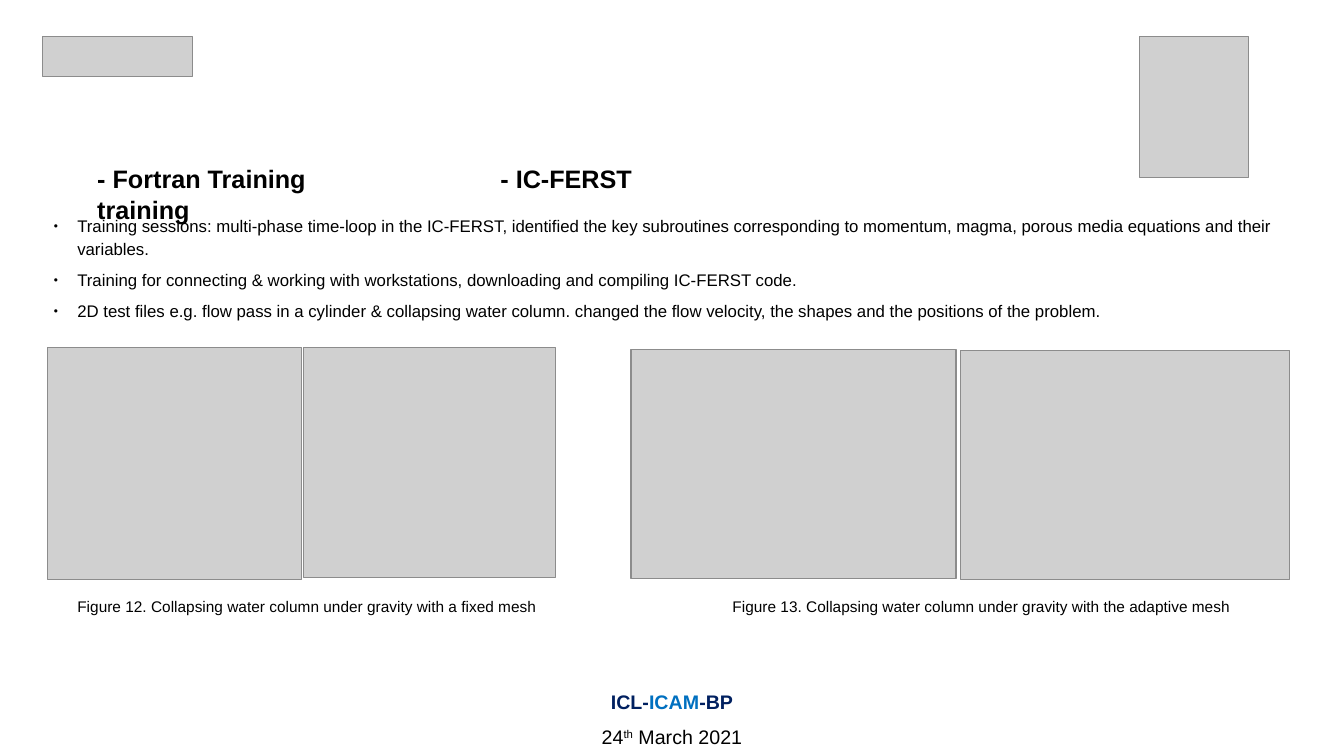
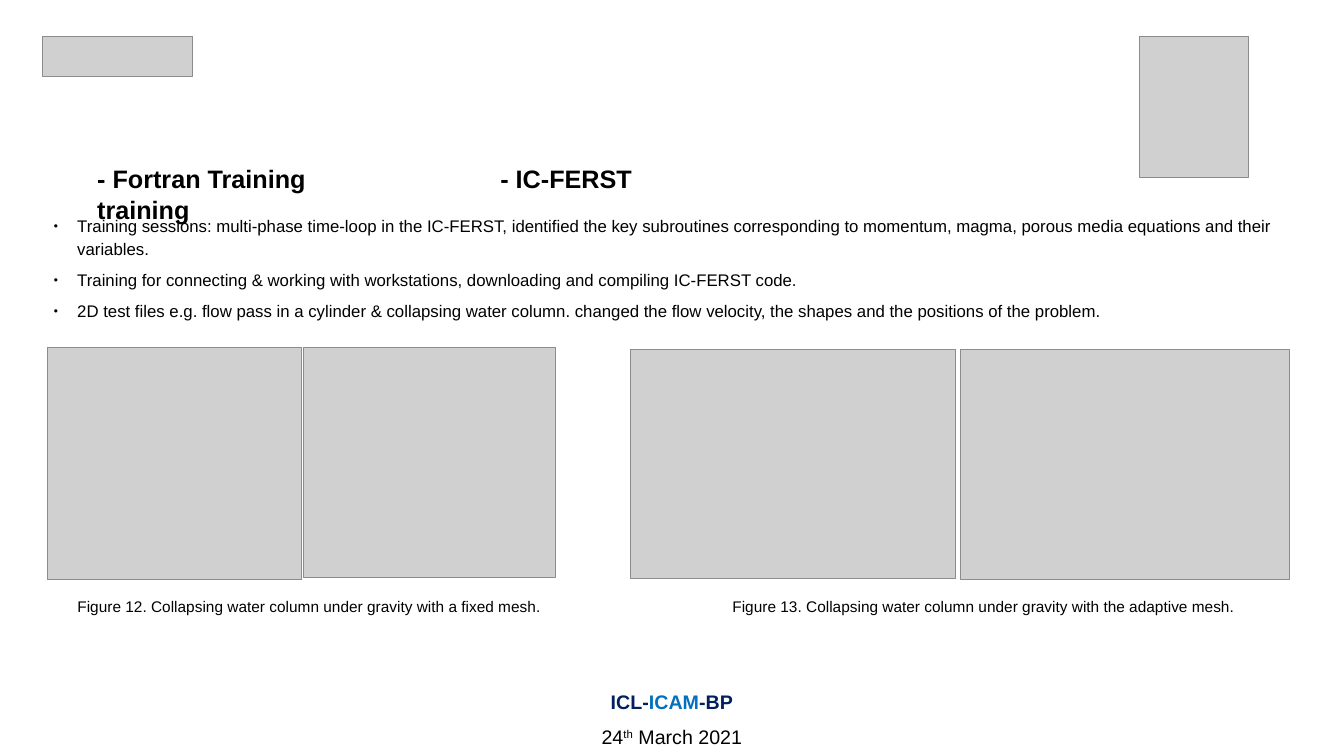
Before and after one commit to Amin-Nadimy/Wave-Equation, a slide deck: slide 8 of BP/BP-ICAM 24 Mar 2021.pptx. Drawn at 1344x756 pixels with LibreOffice and Linux fonts; fonts in the diff are those of the drawing; grey boxes stand for pictures. Boxes give left, top, right and bottom in pixels: in the first picture for what was removed or moved away, otherwise in the second. Text is boxed around its words. In the diff, an @@ line names an element or a change of style, - is before the commit and + after.

```diff
--- a/BP/BP-ICAM 24 Mar 2021.pptx
+++ b/BP/BP-ICAM 24 Mar 2021.pptx
@@ text "Training sessions: multi-phase time-loop in ..." at <box>77,218,1271,321</box>: indent changed @@
@@ text at <box>77,601,540,615</box>: text changed @@
-Figure 12. Collapsing water column under gravity with a fixed mesh
+Figure 12. Collapsing water column under gravity with a fixed mesh.
@@ text at <box>732,601,1234,615</box>: text changed @@
-Figure 13. Collapsing water column under gravity with the adaptive mesh
+Figure 13. Collapsing water column under gravity with the adaptive mesh.
```
Also in this commit, not shown: 4 other slides changed, 1 slide added, 7 other files.
